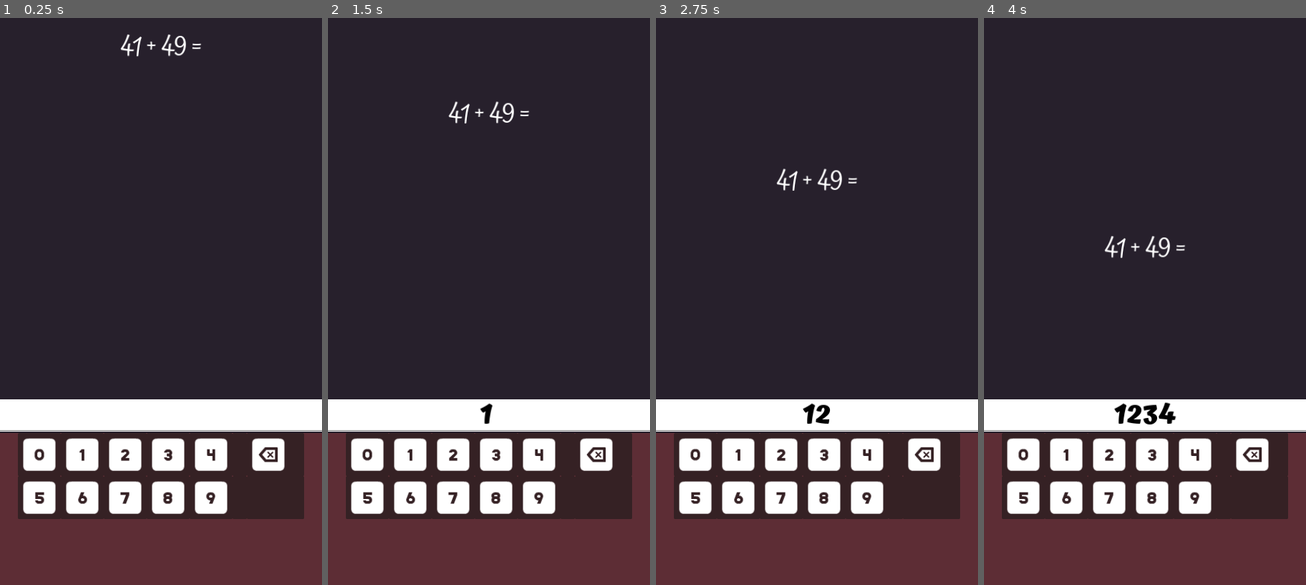
Above: before the commit, frames 1-4 (left to right).
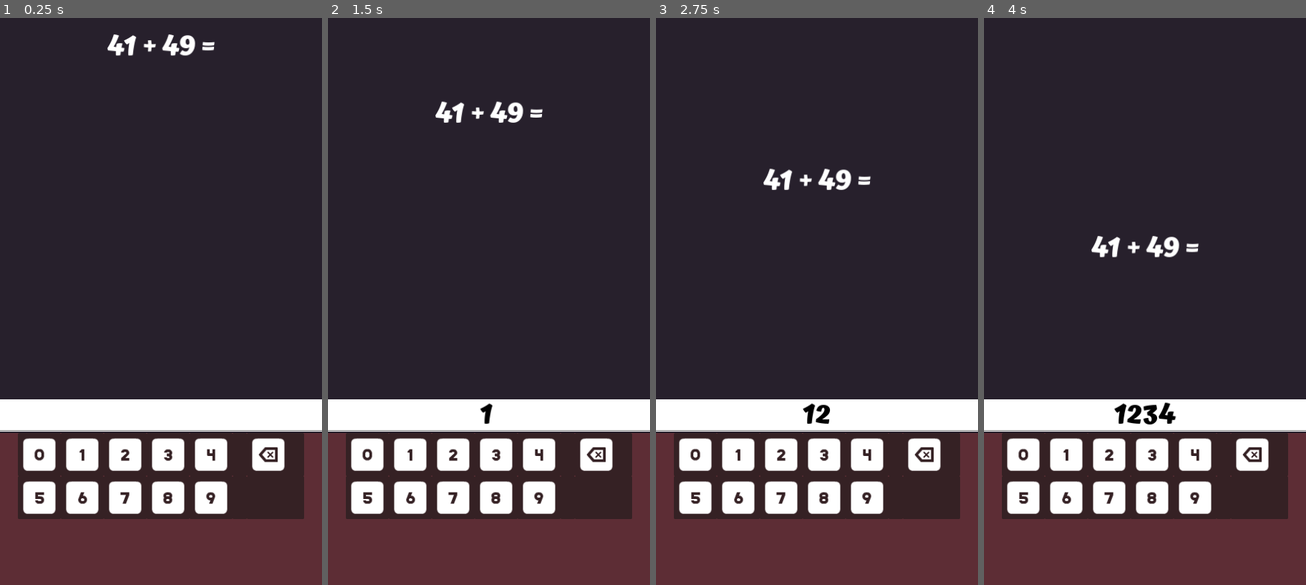
Above: after the commit, the same moments.

Repository: bbrieber/fxc_school_game
Game: Godot game, scene res://scenes/speed_math.tscn
Same seed, same stepped clock (60 frames per second), same inputs: the game is played once before the commit and once after it.
Inputs (mouse positions are in pixels of both pictures, inside the frame that each line leads up to):
- Up to frame 1 (0.25 s): no input
- Up to frame 2 (1.5 s): click (366, 454) at 0.5 s; click (411, 454) at 1.25 s
- Up to frame 3 (2.75 s): click (781, 454) at 2 s
- Up to frame 4 (4 s): click (1151, 454) at 2.75 s; click (1196, 454) at 3.5 s

The runs differ from the first frame. In frame 1, 0.6% of the frame differs, in the area x 33-67%, y 2-7%; in frame 2, 0.6%; in frame 3, 0.6%; in frame 4, 0.6%, in the area x 33-67%, y 38-43%.

Commit message:
added sound

Diff:
--- a/fxc_school_game/prefabs/math_formular.tscn
+++ b/fxc_school_game/prefabs/math_formular.tscn
@@ -1,7 +1,10 @@
-[gd_scene load_steps=7 format=3 uid="uid://cg1gqa30oqp7b"]
+[gd_scene load_steps=10 format=3 uid="uid://cg1gqa30oqp7b"]
 
 [ext_resource type="Script" path="res://scripts/math_formular_actor.gd" id="1_g22as"]
 [ext_resource type="Texture2D" uid="uid://w6cvigdg4fy" path="res://sprites/vfx/vfx_dot.png" id="2_qsinw"]
+[ext_resource type="AudioStream" uid="uid://ye4m3tau3txq" path="res://sfx/hitHurt.wav" id="2_uujvf"]
+[ext_resource type="FontFile" uid="uid://8pnrqlywrten" path="res://fonts/atma/Atma-Bold.ttf" id="2_xaaru"]
+[ext_resource type="AudioStream" uid="uid://844j3v5jwbl8" path="res://sfx/pickupCoin.wav" id="3_li8w0"]
 
 [sub_resource type="RectangleShape2D" id="RectangleShape2D_3nk2y"]
 size = Vector2(37, 66)
@@ -18,13 +21,16 @@
 offsets = PackedFloat32Array(0, 0.365342, 1)
 colors = PackedColorArray(1, 1, 1, 1, 1, 1, 1, 0.976821, 1, 1, 1, 0)
 
-[node name="MathFormularActor" type="Node2D" node_paths=PackedStringArray("particles", "formular_holder")]
+[node name="MathFormularActor" type="Node2D" node_paths=PackedStringArray("particles", "sound_player", "formular_holder")]
 script = ExtResource("1_g22as")
 max_number = 100
 fall_speed = 120.0
 failed_color = Color(1, 0.286275, 0.415686, 1)
 correct_color = Color(0, 0.921569, 0.223529, 1)
 particles = NodePath("VFX_Destroy")
+failed_sound = ExtResource("2_uujvf")
+correct_sound = ExtResource("3_li8w0")
+sound_player = NodePath("AudioStreamPlayer2D")
 formular_holder = NodePath("FormularHolder")
 
 [node name="FormularHolder" type="HBoxContainer" parent="."]
@@ -39,6 +45,7 @@
 
 [node name="Label" type="Label" parent="FormularHolder"]
 layout_mode = 2
+theme_override_fonts/font = ExtResource("2_xaaru")
 theme_override_font_sizes/font_size = 60
 text = "1+2="
 
@@ -71,4 +78,7 @@
 color = Color(0, 0.921569, 0.223529, 1)
 color_ramp = SubResource("Gradient_iiyba")
 
+[node name="AudioStreamPlayer2D" type="AudioStreamPlayer2D" parent="."]
+stream = ExtResource("2_uujvf")
+
 [connection signal="area_entered" from="CollisionArea" to="." method="_on_target_area_emtered"]
--- a/fxc_school_game/scripts/math_formular_actor.gd
+++ b/fxc_school_game/scripts/math_formular_actor.gd
@@ -1,15 +1,29 @@
 class_name MathFormularActor extends Node2D
+
+@export_category("formular")
 
 @export var max_number:int = 20
 
 
 @export var fall_speed:float = 40
 
-@export var destroy_size_factor:float = 2
+
+@export_category("particles")
 @export var failed_color:Color = Color.RED
 @export var correct_color:Color = Color.GREEN
 
 @export var particles : CPUParticles2D
+@export var destroy_size_factor:float = 2
+
+
+@export_category("soud")
+@export var failed_sound:AudioStream
+@export var correct_sound:AudioStream
+
+@export var sound_player:AudioStreamPlayer2D
+
+@export_category("general")
+
 @export var formular_holder : Control
 
 
@@ -47,12 +61,16 @@
 
 func calculation_failed()->void:
 	particles.color = failed_color
+	sound_player.stream = failed_sound
+	sound_player.play()
 	_destroy_after_vfx(false)
 
 
 
 func calculation_corrrect()->void:
 	particles.color = correct_color
+	sound_player.stream = correct_sound
+	sound_player.play()
 	_destroy_after_vfx(true)
 
 func check_formular(answer: int)->void:
Not shown, added: fxc_school_game/sfx/hitHurt.wav.import
Not shown, added: fxc_school_game/sfx/pickupCoin.wav.import
Not shown, added: fxc_school_game/sfx/hitHurt.wav
Not shown, added: fxc_school_game/sfx/pickupCoin.wav
